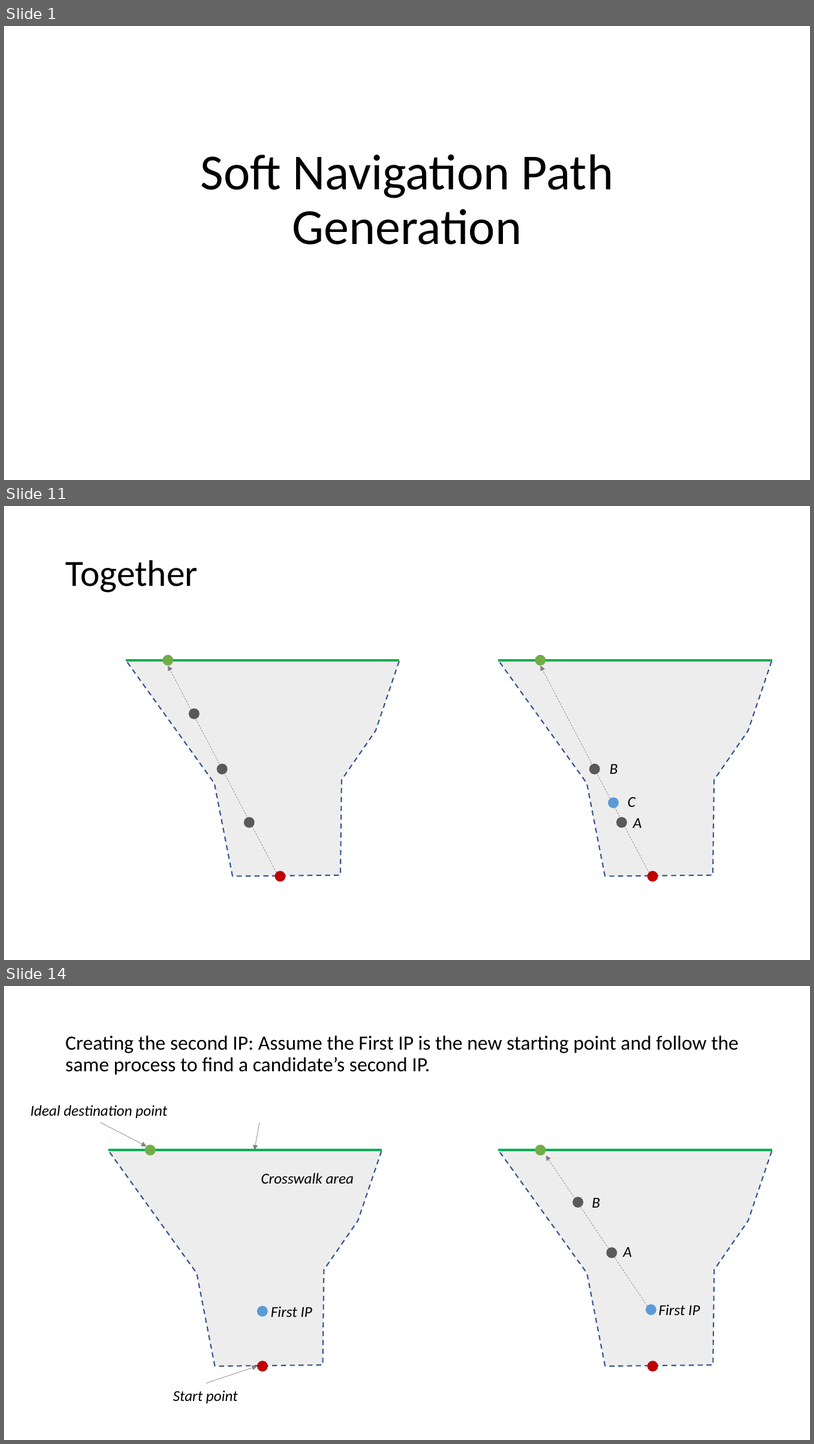
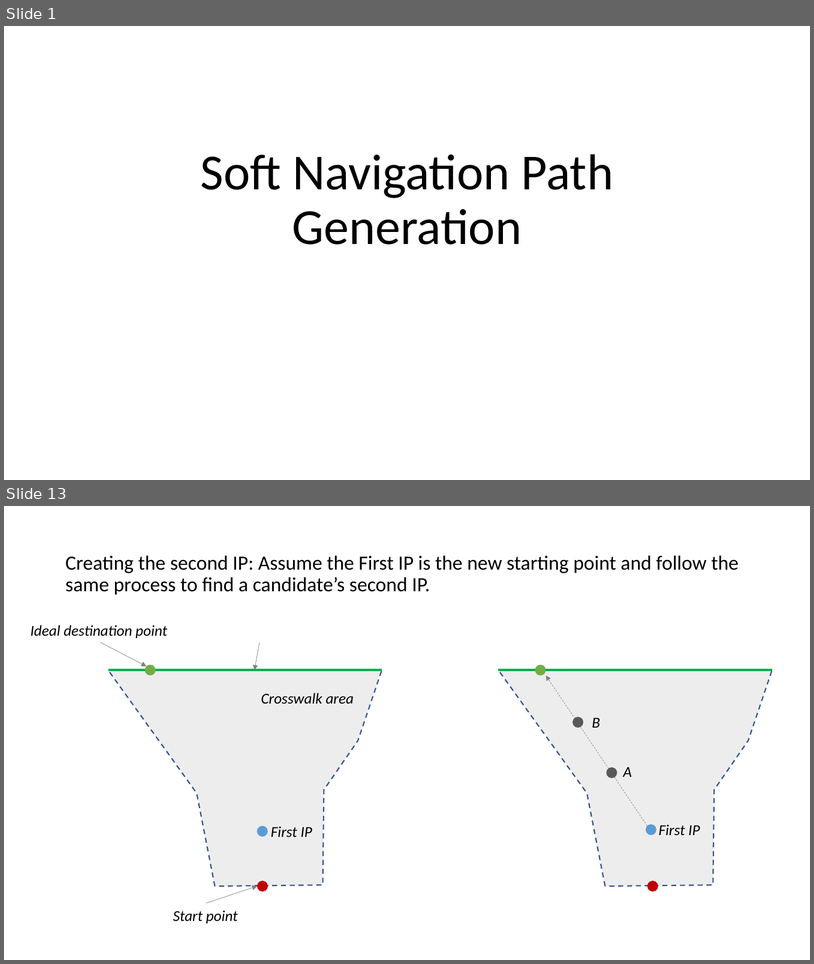
Before and after one commit to adhocmaster/carla-jaywalker-experiments, a slide deck: docs/Soft-Trajectory-Generation.pptx. Shown one above the other, each under a label of ours: slides 1, 11 and 14 before the commit, slides 1 and 13 after it; the slides between them are not shown. The pictures are 814x1444 and 814x964 pixels, drawn with LibreOffice and Linux fonts; fonts in the diff are those of the drawing. Boxes give left, top, right and bottom in pixels: in the first picture for what was removed or moved away, otherwise in the second. Text is boxed around its words. In the diff, an @@ line names an element or a change of style, - is before the commit and + after.

```diff
--- a/docs/Soft-Trajectory-Generation.pptx
+++ b/docs/Soft-Trajectory-Generation.pptx
@@ slide 11 removed at (x1=4, y1=506, x2=810, y2=960), background #FFFFFF @@
@@ title removed at (x1=65, y1=560, x2=198, y2=592) @@
-Together
@@ group removed at (x1=126, y1=655, x2=399, y2=882): 5 ellipses, 1 freeform shape, 1 line, 1 arrow @@
@@ group removed at (x1=499, y1=655, x2=773, y2=882): 5 ellipses, 3 texts, 1 freeform shape, 1 line, 1 arrow @@
-A
-B
-C
@@ what was slide 14 is now slide 13 @@
```
Also in this commit, not shown: 16 slides changed, 2 slides added, 2 other slides removed, 11 other files.
